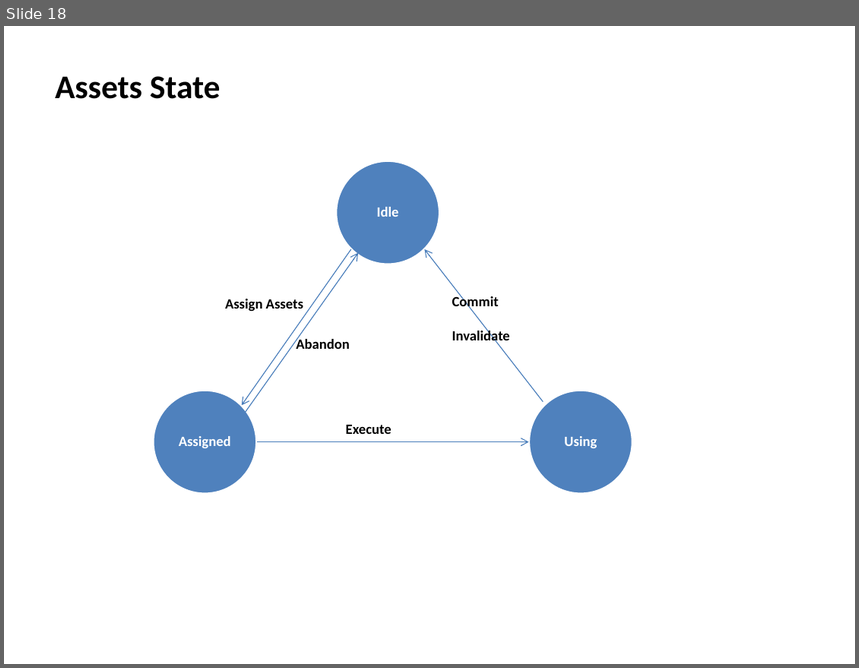
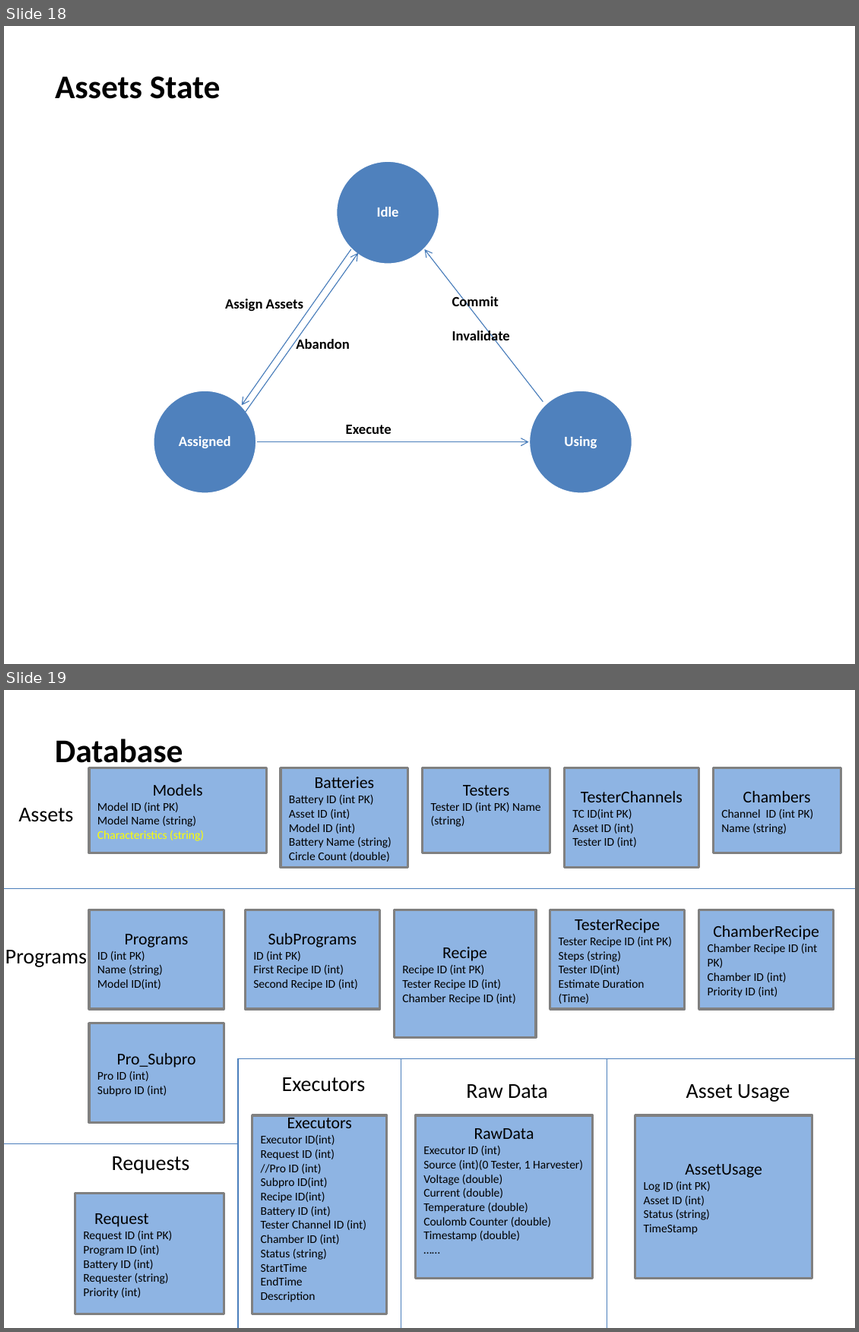
Before and after one commit to happylennychen/BCLabManager, a slide deck: Doc/V5 design doc.pptx. Shown one above the other, each under a label of ours: slide 18 before the commit, slides 18 and 19 after it. The pictures are 859x668 and 859x1332 pixels, drawn with LibreOffice and Linux fonts; fonts in the diff are those of the drawing. Boxes give left, top, right and bottom in pixels: in the first picture for what was removed or moved away, otherwise in the second. Text is boxed around its words. In the diff, an @@ line names an element or a change of style, - is before the commit and + after.

```diff
--- a/Doc/V5 design doc.pptx
+++ b/Doc/V5 design doc.pptx
@@ slide 19 added at (4,690,855,1328), background #FFFFFF @@
@@ text added at (55,739,183,771), 28 pt, text #000000, bold @@
+Database
@@ rectangle added at (89,768,266,853), fill #8EB4E3, outline #808080 2 pt, 10 pt, text #000000 @@
+Models
+Model ID (int PK)
+Model Name (string)
+Characteristics (string)
@@ rectangle added at (281,768,408,868), fill #8EB4E3, outline #808080 2 pt, 10 pt, text #000000 @@
+Batteries
+Battery ID (int PK)
+Asset ID (int)
+Model ID (int)
+Battery Name (string)
+Circle Count (double)
@@ rectangle added at (423,768,550,853), fill #8EB4E3, outline #808080 2 pt, 10 pt, text #000000 @@
+Testers
+Tester ID (int PK) Name (string)
@@ rectangle added at (564,768,699,868), fill #8EB4E3, outline #808080 2 pt, 10 pt, text #000000 @@
+TesterChannels
+TC ID(int PK)
+Asset ID (int)
+Tester ID (int)
@@ rectangle added at (713,768,841,853), fill #8EB4E3, outline #808080 2 pt, 10 pt, text #000000 @@
+Chambers
+Channel ID (int PK)
+Name (string)
@@ text added at (18,808,73,822), 18 pt, text #000000 @@
+Assets
@@ line added from (4, 888) to (855, 888), #4B7EBC 0.75 pt @@
@@ rectangle added at (89,910,224,1009), fill #8EB4E3, outline #808080 2 pt, 10 pt, text #000000 @@
+Programs
+ID (int PK)
+Name (string)
+Model ID(int)
@@ rectangle added at (245,910,379,1009), fill #8EB4E3, outline #808080 2 pt, 10 pt, text #000000 @@
+SubPrograms
+ID (int PK)
+First Recipe ID (int)
+Second Recipe ID (int)
@@ rectangle added at (394,910,536,1037), fill #8EB4E3, outline #808080 2 pt, 10 pt, text #000000 @@
+Recipe
+Recipe ID (int PK)
+Tester Recipe ID (int)
+Chamber Recipe ID (int)
@@ rectangle added at (550,910,685,1009), fill #8EB4E3, outline #808080 2 pt, 10 pt, text #000000 @@
+TesterRecipe
+Tester Recipe ID (int PK)
+Steps (string)
+Tester ID(int)
+Estimate Duration (Time)
@@ rectangle added at (699,910,834,1009), fill #8EB4E3, outline #808080 2 pt, 10 pt, text #000000 @@
+ChamberRecipe
+Chamber Recipe ID (int PK)
+Chamber ID (int)
+Priority ID (int)
@@ text added at (6,950,88,967), 18 pt, text #000000 @@
+Programs
@@ rectangle added at (89,1024,224,1123), fill #8EB4E3, outline #808080 2 pt, 10 pt, text #000000 @@
+Pro_Subpro
+Pro ID (int)
+Subpro ID (int)
@@ line added from (238, 1059) to (855, 1059), #4B7EBC 0.75 pt @@
@@ line added from (238, 1059) to (238, 1328), #4B7EBC 0.75 pt @@
@@ line added from (401, 1059) to (401, 1328), #4B7EBC 0.75 pt @@
@@ line added from (607, 1059) to (607, 1328), #4B7EBC 0.75 pt @@
@@ text added at (282,1078,366,1092), 18 pt, text #000000 @@
+Executors
@@ text added at (466,1084,548,1099), 18 pt, text #000000 @@
+Raw Data
@@ text added at (686,1084,790,1102), 18 pt, text #000000 @@
+Asset Usage
@@ rectangle added at (253,1116,387,1314), fill #8EB4E3, outline #808080 2 pt, 10 pt, text #000000 @@
+Executors
+Executor ID(int)
+Request ID (int)
+//Pro ID (int)
+Subpro ID(int)
+Recipe ID(int)
+Battery ID (int)
+Tester Channel ID (int)
+Chamber ID (int)
+Status (string)
+StartTime
+EndTime
+Description
@@ rectangle added at (415,1116,592,1279), fill #8EB4E3, outline #808080 2 pt, 10 pt, text #000000 @@
+RawData
+Executor ID (int)
+Source (int)(0 Tester, 1 Harvester)
+Voltage (double)
+Current (double)
+Temperature (double)
+Coulomb Counter (double)
+Timestamp (double)
+……
@@ rectangle added at (636,1116,813,1279), fill #8EB4E3, outline #808080 2 pt, 10 pt, text #000000 @@
+AssetUsage
+Log ID (int PK)
+Asset ID (int)
+Status (string)
+TimeStamp
@@ line added from (4, 1144) to (238, 1144), #4B7EBC 0.75 pt @@
@@ text added at (112,1157,190,1174), 18 pt, text #000000 @@
+Requests
@@ rectangle added at (75,1194,224,1315), fill #8EB4E3, outline #808080 2 pt, 10 pt, text #000000 @@
+Request
+Request ID (int PK)
+Program ID (int)
+Battery ID (int)
+Requester (string)
+Priority (int)
```
Also in this commit, not shown: 1 slide changed, 4 other files.
